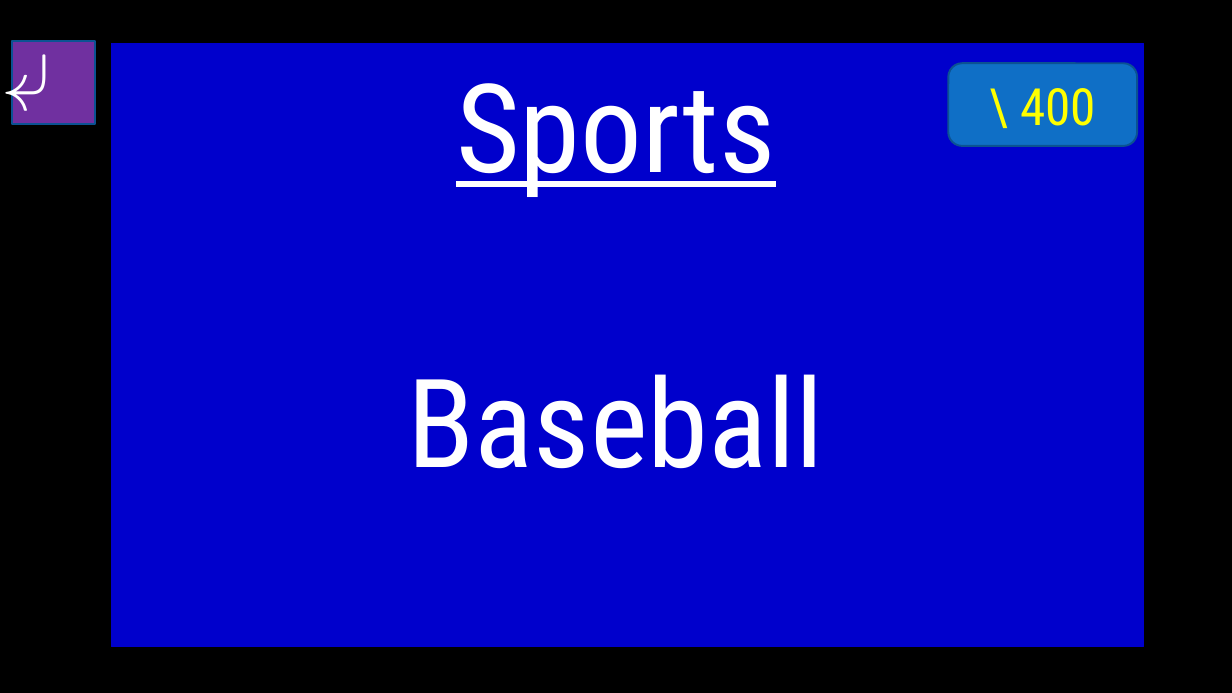
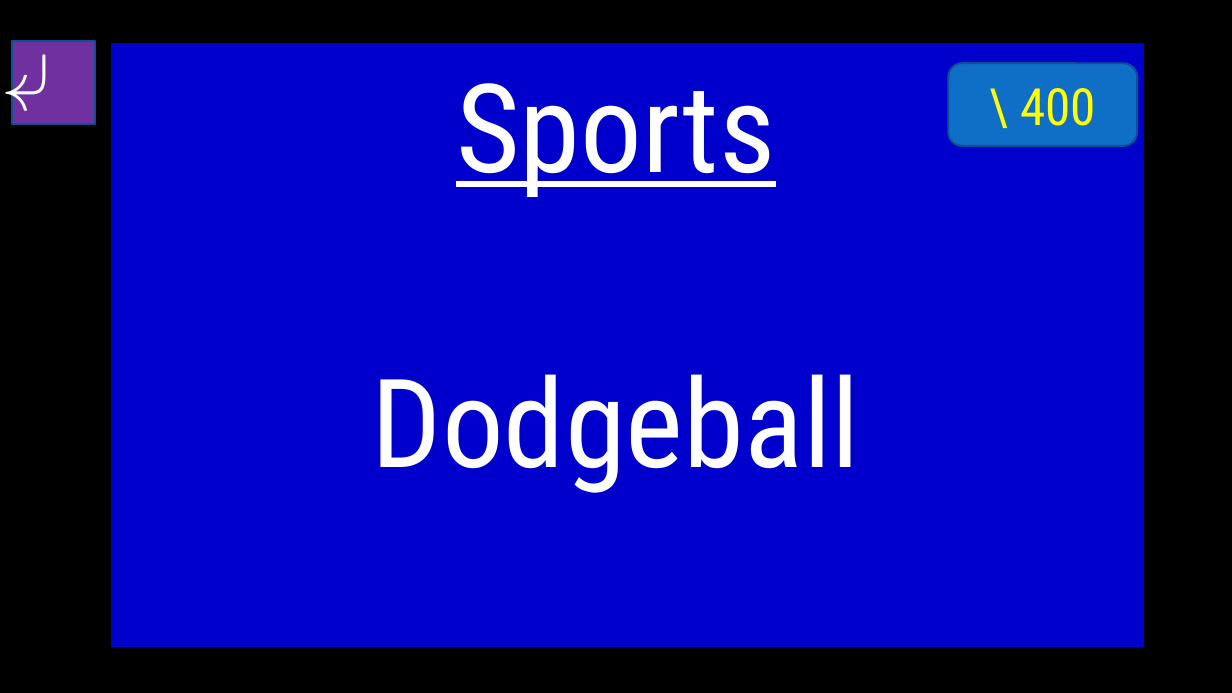
Before and after one commit to Gurichi/ALT_Materials, a slide deck: slide 36 of Jeopardy 5th Grade.pptx. Drawn at 1232x693 pixels with LibreOffice and Linux fonts; fonts in the diff are those of the drawing; background and template pictures are left out. Boxes give left, top, right and bottom in pixels: in the first picture for what was removed or moved away, otherwise in the second. Text is boxed around its words. In the diff, an @@ line names an element or a change of style, - is before the commit and + after.

```diff
--- a/Jeopardy 5th Grade.pptx
+++ b/Jeopardy 5th Grade.pptx
@@ text at (372,374,860,493): text changed @@
-Baseball
+Dodgeball
```
Also in this commit, not shown: 40 other slides changed.
